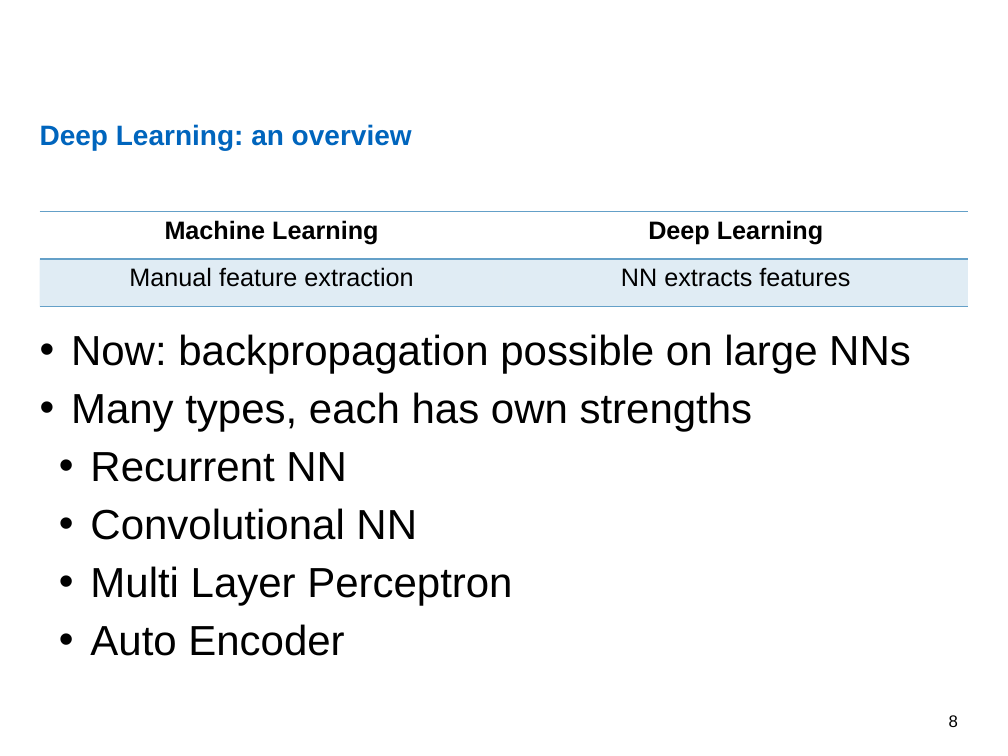
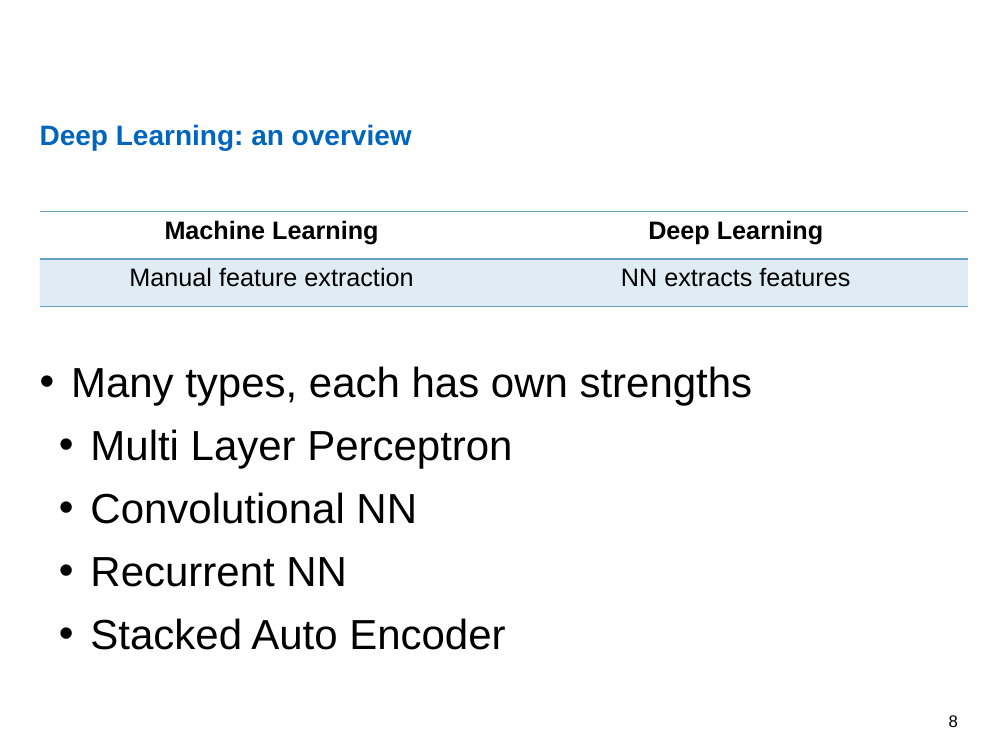
Before and after one commit to nimarb/deep-learning-sca-paper, a slide deck: slide 8 of deep-learning-sca-paper-presentation.pptx. Drawn at 1008x756 pixels with LibreOffice and Linux fonts; fonts in the diff are those of the drawing; background and template pictures are left out. Boxes give left, top, right and bottom in pixels: in the first picture for what was removed or moved away, otherwise in the second. Text is boxed around its words. In the diff, an @@ line names an element or a change of style, - is before the commit and + after.

```diff
--- a/deep-learning-sca-paper-presentation.pptx
+++ b/deep-learning-sca-paper-presentation.pptx
@@ text at [71,334,911,374]: paragraph removed @@
-• Now: backpropagation possible on large NNs
@@ text at [71,366,753,587]: line spacing 1.15 to 1.25 @@
@@ text at [90,429,512,524]: paragraphs added @@
+  • Multi Layer Perceptron
+  • Convolutional NN
@@ text at [90,618,505,650]: text changed @@
-  • Convolutional NN
-  • Multi Layer Perceptron
-  • Auto Encoder
+  • Stacked Auto Encoder
```
Also in this commit, not shown: 8 other slides changed, 6 slides added, 3 slides removed, 4 other files.
